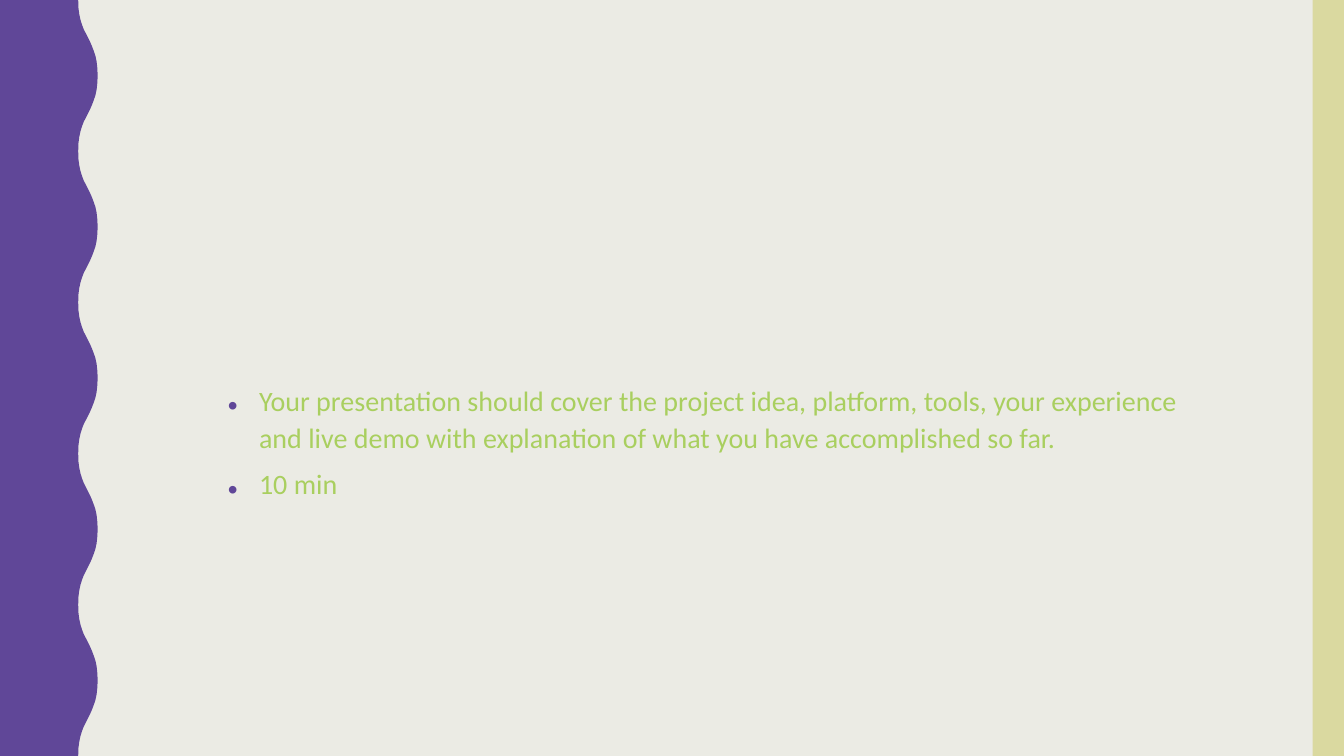
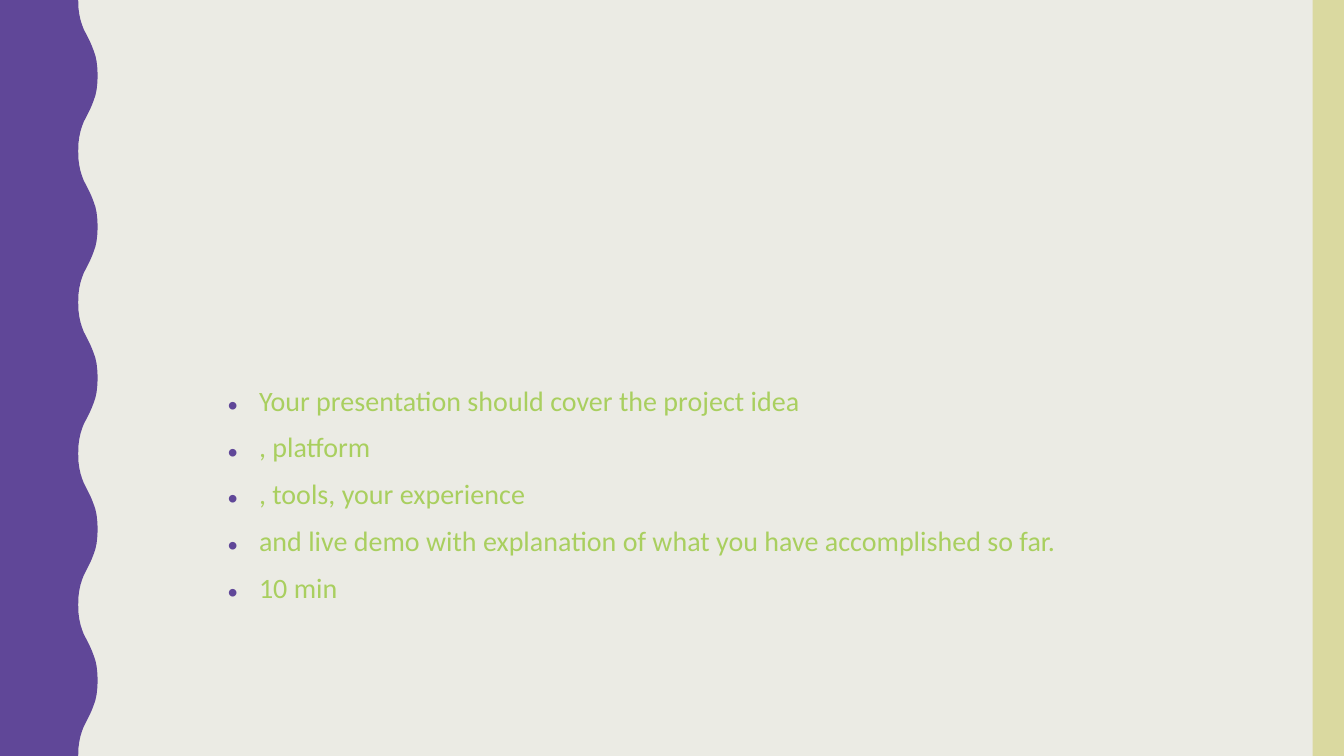
Before and after one commit to norahK/444SWE-Project, a slide deck: slide 2 of Pick a dish app.pptx. Drawn at 1344x756 pixels with LibreOffice and Linux fonts; fonts in the diff are those of the drawing. Boxes give left, top, right and bottom in pixels: in the first picture for what was removed or moved away, otherwise in the second. Text is boxed around its words. In the diff, an @@ line names an element or a change of style, - is before the commit and + after.

```diff
--- a/Pick a dish app.pptx
+++ b/Pick a dish app.pptx
@@ text at box(259, 391, 1054, 556): text changed @@
-• Your presentation should cover the project idea, platform, tools, your experience and live demo with explanation of what you have accomplished so far.
+• Your presentation should cover the project idea
+• , platform
+• , tools, your experience
+• and live demo with explanation of what you have accomplished so far.
```
Also in this commit, not shown: 2 other files.
